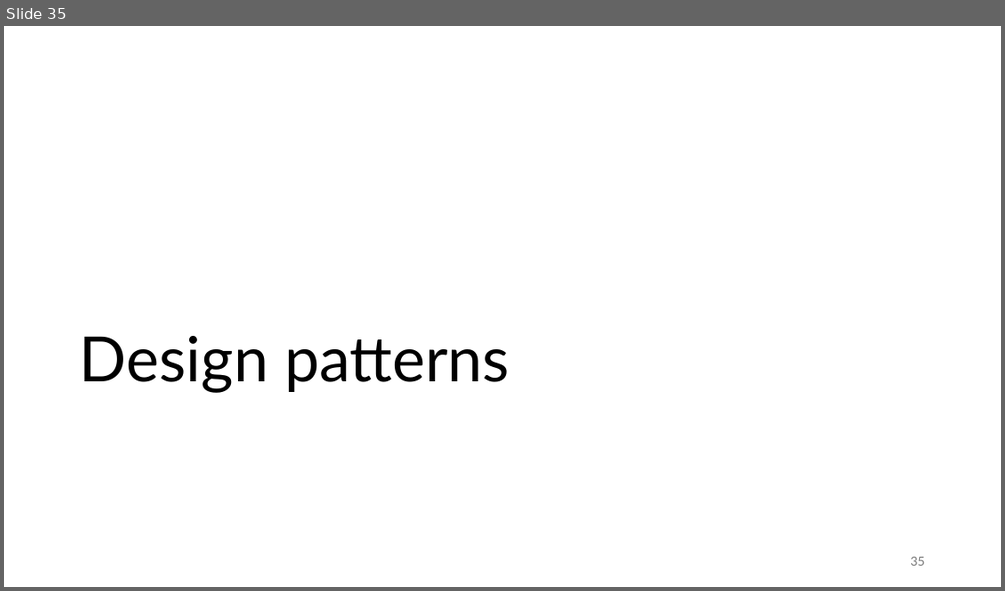
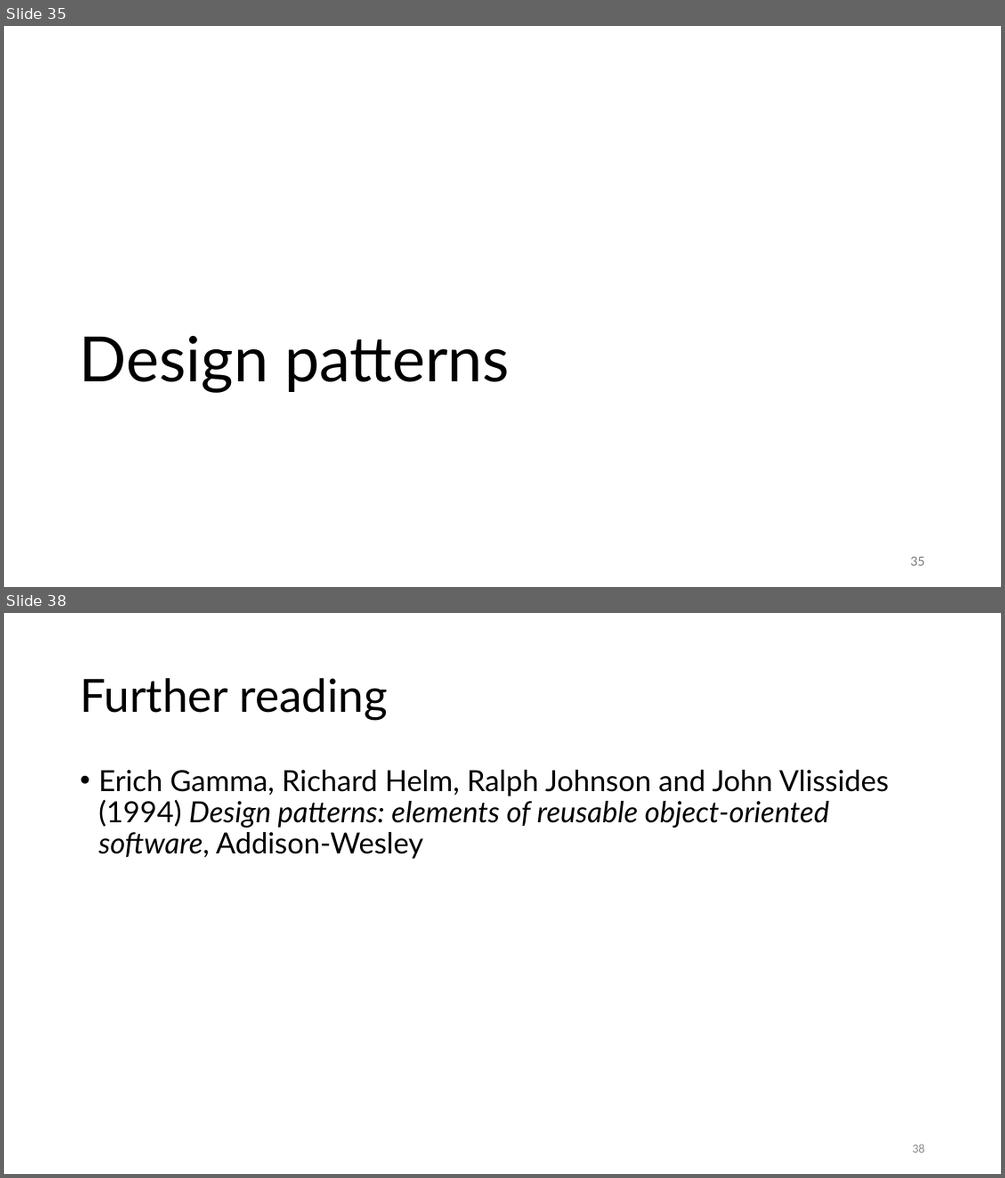
Before and after one commit to gjbex/C-plus-plus-software-engineering, a slide deck: cpp_software_engineering.pptx. Shown one above the other, each under a label of ours: slide 35 before the commit, slides 35 and 38 after it; the slides between them are not shown. The pictures are 1005x591 and 1005x1178 pixels, drawn with LibreOffice and Linux fonts; fonts in the diff are those of the drawing. Boxes give left, top, right and bottom in pixels: in the first picture for what was removed or moved away, otherwise in the second. Text is boxed around its words. In the diff, an @@ line names an element or a change of style, - is before the commit and + after.

Commit message:
Add section on design patters

```diff
--- a/cpp_software_engineering.pptx
+++ b/cpp_software_engineering.pptx
@@ slide 38 added at <box>4,613,1001,1174</box>, background #FFFFFF @@
@@ title added at <box>80,678,388,720</box>, 44 pt, text #000000 @@
+Further reading
@@ text added at <box>98,770,889,859</box>, 28 pt, text #000000 @@
+• Erich Gamma, Richard Helm, Ralph Johnson and John Vlissides (1994) Design patterns: elements of reusable object-oriented software, Addison-Wesley
@@ page number added at <box>912,1143,924,1152</box>, 12 pt, text #8C8C8C @@
+38
```
Also in this commit, not shown: 2 other slides added.
